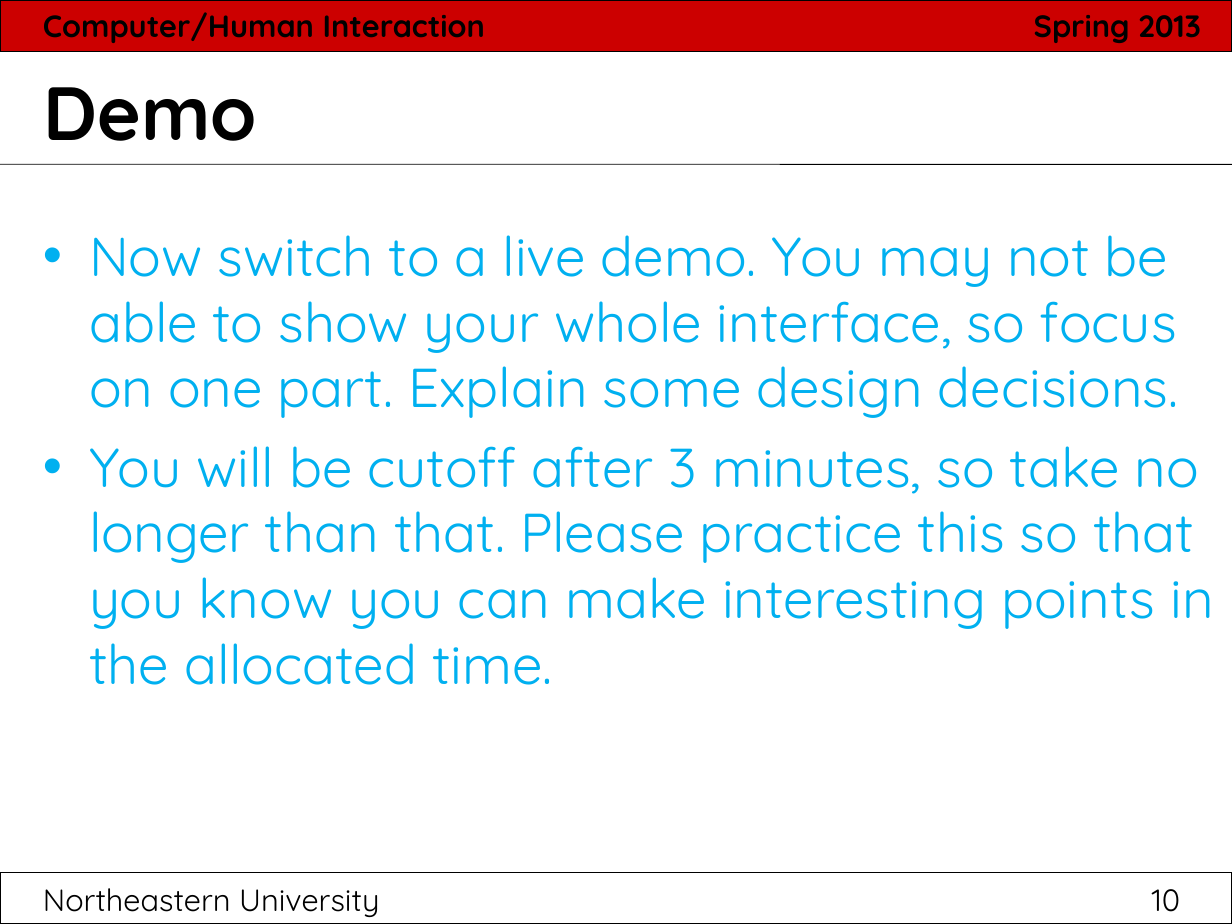
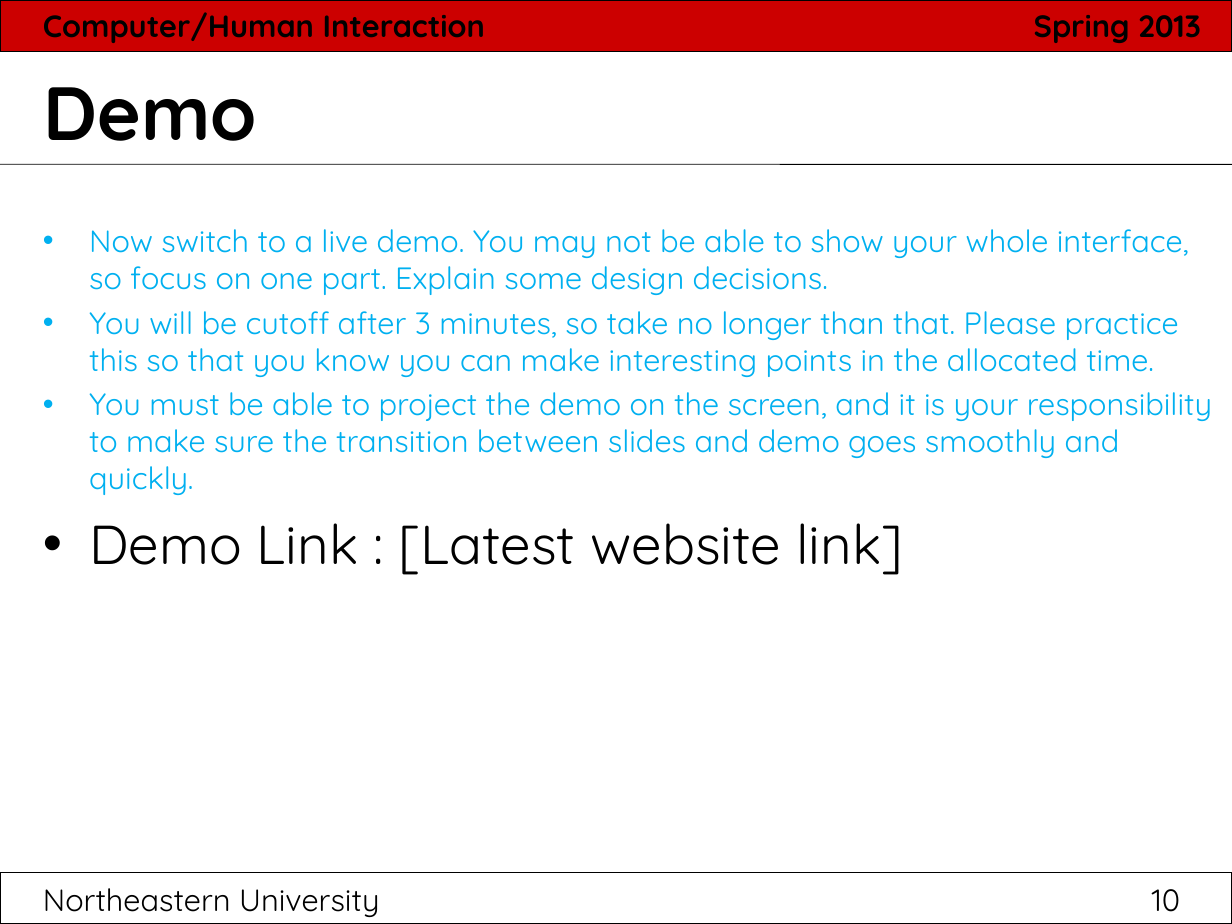
Before and after one commit to hci2014/sandbox, a slide deck: slide 10 of FinalPresentationTemplate.ppt. Drawn at 1232x924 pixels with LibreOffice and Linux fonts; fonts in the diff are those of the drawing. Boxes give left, top, right and bottom in pixels: in the first picture for what was removed or moved away, otherwise in the second. Text is boxed around its words. In the diff, an @@ line names an element or a change of style, - is before the commit and + after.

```diff
--- a/FinalPresentationTemplate.ppt
+++ b/FinalPresentationTemplate.ppt
@@ text at box(89, 229, 1189, 377): size 32 to 18 pt in "Now switch to a live demo. You ...", "You will be cutoff after 3 minutes, ..."; less space between paragraphs @@
@@ text at box(89, 392, 1212, 575): paragraphs added @@
+• You must be able to project the demo on the screen, and it is your responsibility to make sure the transition between slides and demo goes smoothly and quickly.
+• Demo Link : [Latest website link]
```
Also in this commit, not shown: 7 other slides changed, 8 slides added, 10 slides removed, 1 other file.
